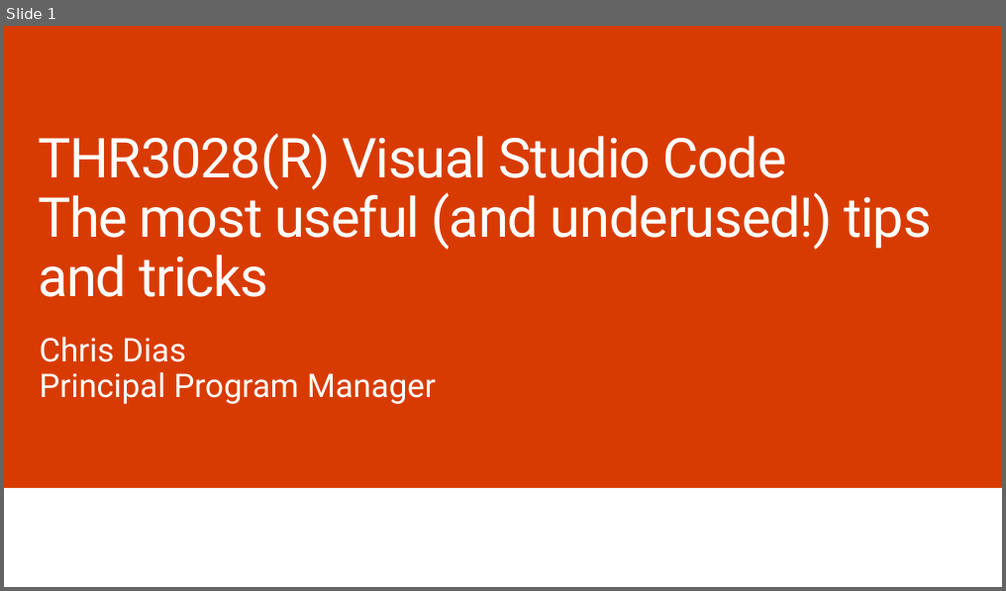
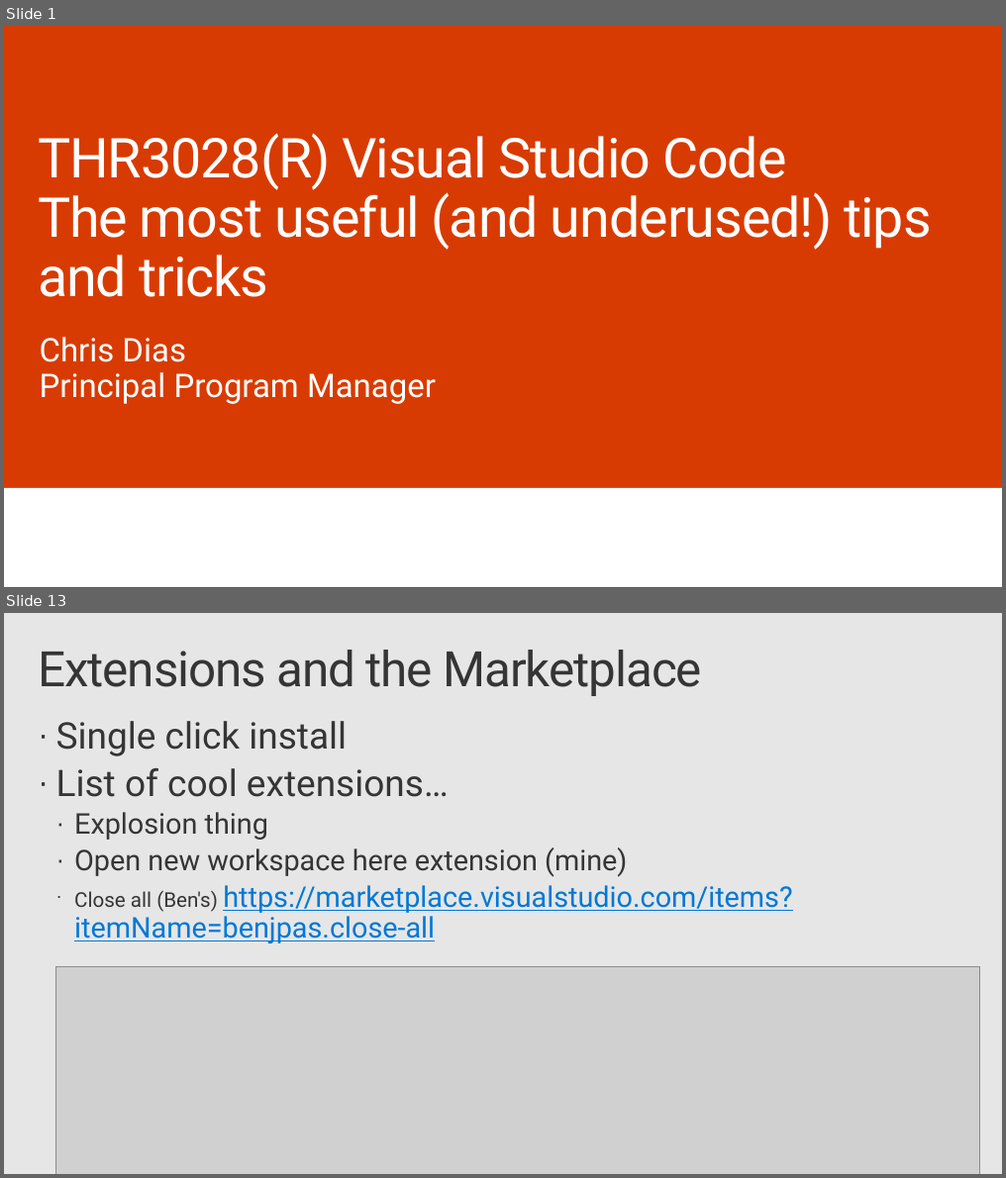
Before and after one commit to chrisdias/ignite2017, a slide deck: thr3028(r).chrisdias.vscodetipstricks.pptx. Shown one above the other, each under a label of ours: slide 1 before the commit, slides 1 and 13 after it; the slides between them are not shown. The pictures are 1006x591 and 1006x1178 pixels, drawn with LibreOffice and Linux fonts; fonts in the diff are those of the drawing; grey boxes stand for pictures; background and template pictures are left out. Boxes give left, top, right and bottom in pixels: in the first picture for what was removed or moved away, otherwise in the second. Text is boxed around its words. In the diff, an @@ line names an element or a change of style, - is before the commit and + after.

```diff
--- a/thr3028(r).chrisdias.vscodetipstricks.pptx
+++ b/thr3028(r).chrisdias.vscodetipstricks.pptx
@@ slide 13 added at (x1=4, y1=613, x2=1002, y2=1174), background #E6E6E6 @@
@@ title added at (x1=38, y1=650, x2=702, y2=696), 48 pt, text #353535 @@
+Extensions and the Marketplace
@@ text added at (x1=56, y1=721, x2=792, y2=944), 28 pt, text #353535 @@
+· Single click install
+· List of cool extensions…
+  · Explosion thing
+  · Open new workspace here extension (mine)
+  · Close all (Ben's) https://marketplace.visualstudio.com/items?itemName=benjpas.close-all
@@ picture added at (x1=55, y1=966, x2=980, y2=1174) @@
```
Also in this commit, not shown: 2 slides changed, 11 other slides added, 2 slides removed, 4 other files.
